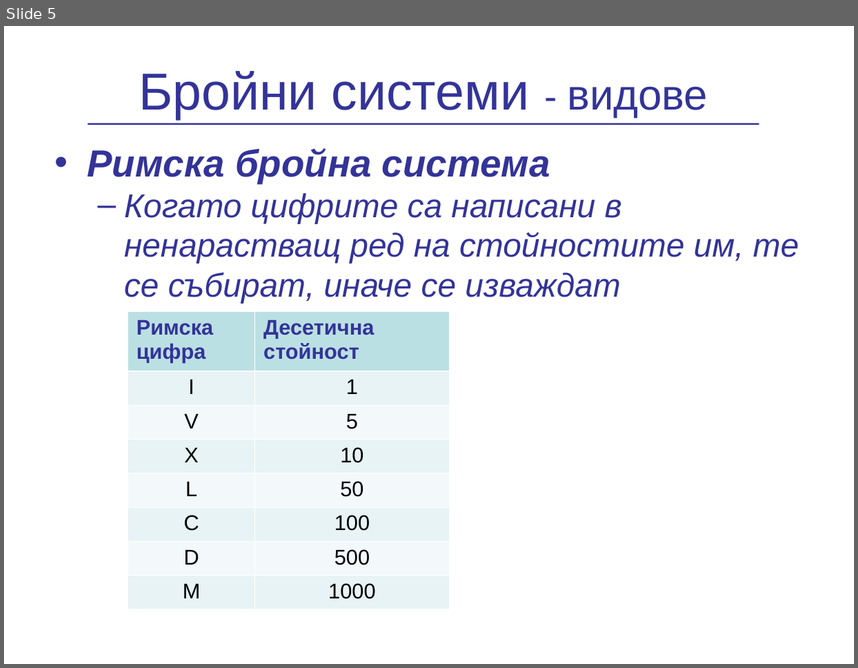
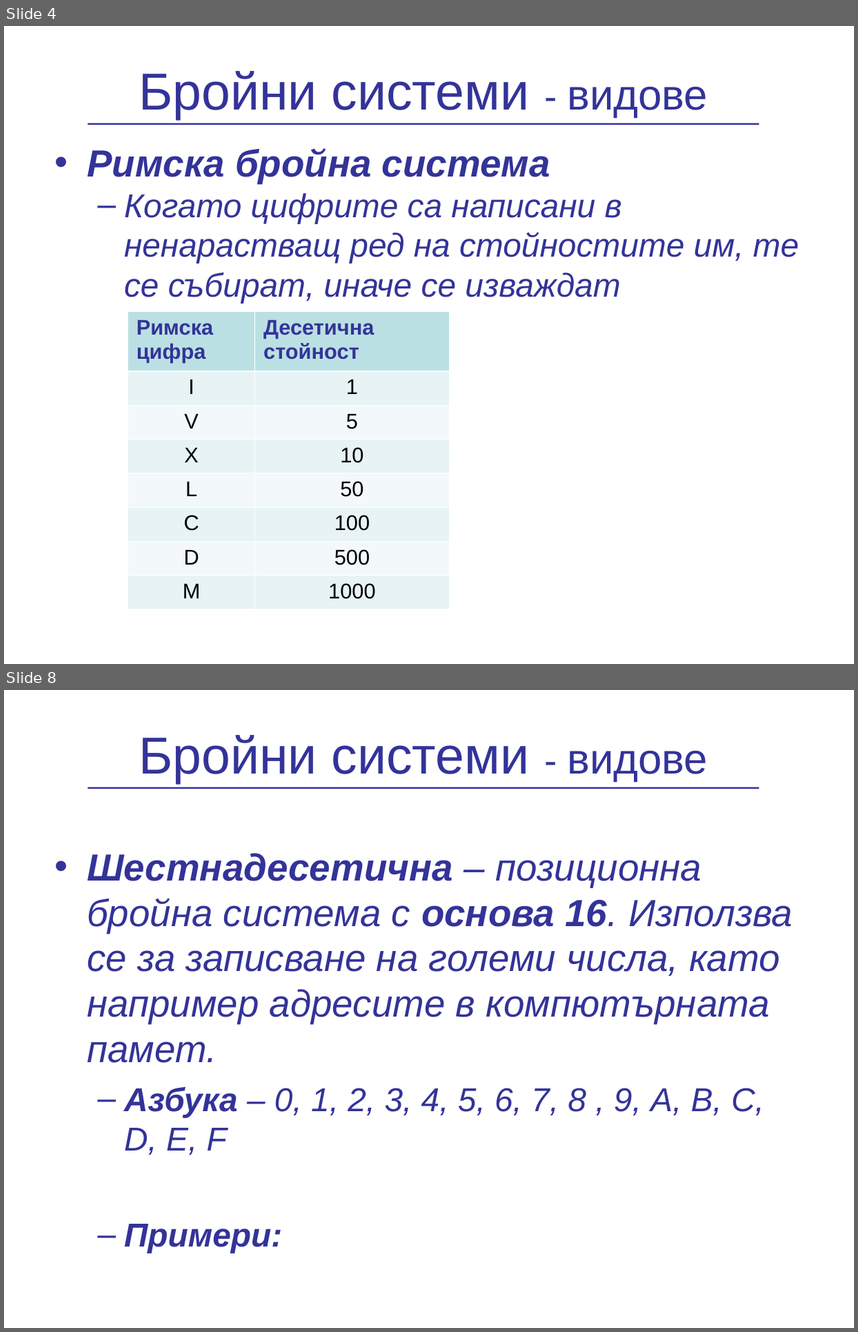
Before and after one commit to vpeevski/academy, a slide deck: Presentations/NumericalSystems/BroiniSistemi.ppt. Shown one above the other, each under a label of ours: slide 5 before the commit, slides 4 and 8 after it; the slides between them are not shown. The pictures are 858x668 and 858x1332 pixels, drawn with LibreOffice and Linux fonts; fonts in the diff are those of the drawing; background and template pictures are left out. Boxes give left, top, right and bottom in pixels: in the first picture for what was removed or moved away, otherwise in the second. Text is boxed around its words. In the diff, an @@ line names an element or a change of style, - is before the commit and + after.

```diff
--- a/Presentations/NumericalSystems/BroiniSistemi.ppt
+++ b/Presentations/NumericalSystems/BroiniSistemi.ppt
@@ slide 8 added at box(4, 690, 854, 1328), background picture (left out) @@
@@ title added at box(139, 735, 708, 783), 44 pt, text #333399 @@
+Бройни системи - видове
@@ line added from (87, 788) to (759, 788), #333399 1.5 pt @@
@@ text added at box(87, 853, 793, 1252), 32 pt, text #333399, italic @@
+• Шестнадесетична – позиционна бройна система с основа 16. Използва се за записване на големи числа, като например адресите в компютърната памет.
+  – Азбука – 0, 1, 2, 3, 4, 5, 6, 7, 8 , 9, A, B, C, D, E, F
+  – Примери:
@@ what was slide 5 is now slide 4 @@
```
Also in this commit, not shown: 2 slides changed, 5 other slides added, 1 slide removed.
